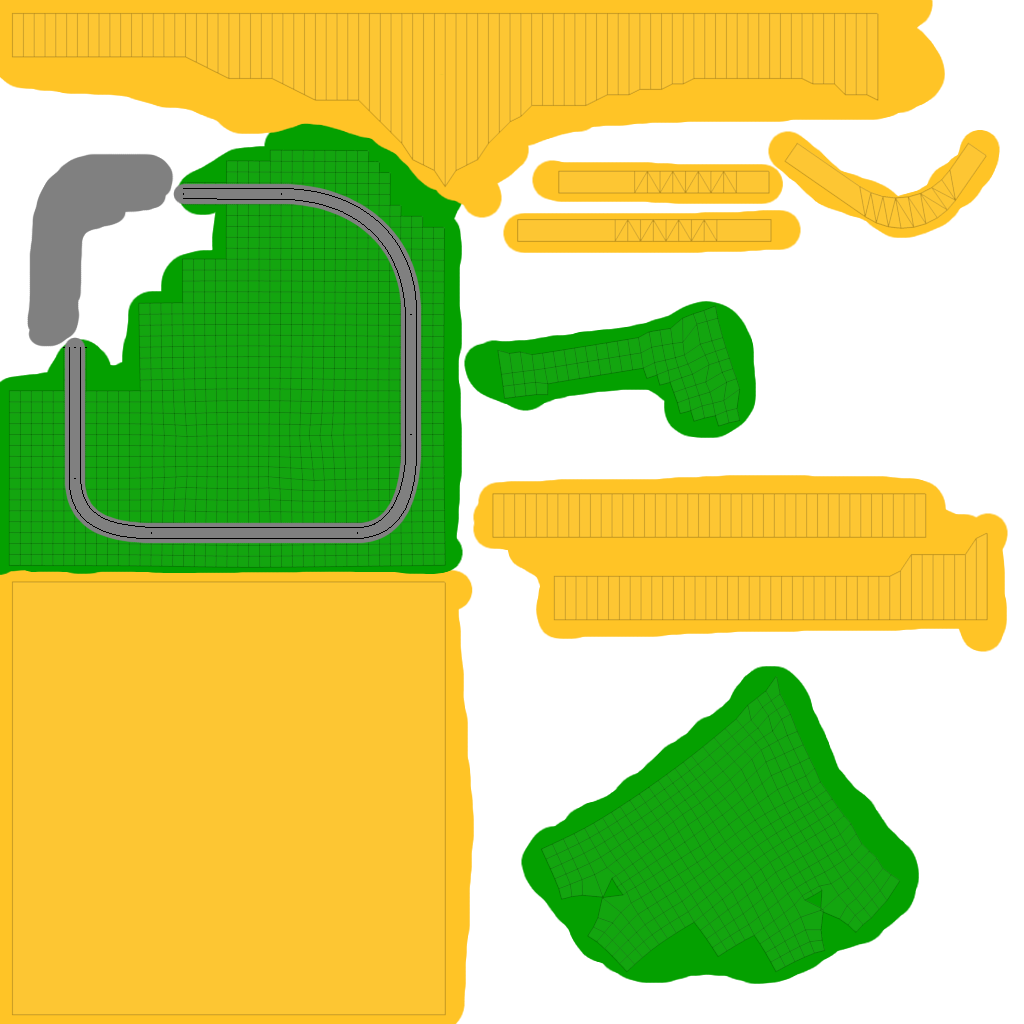
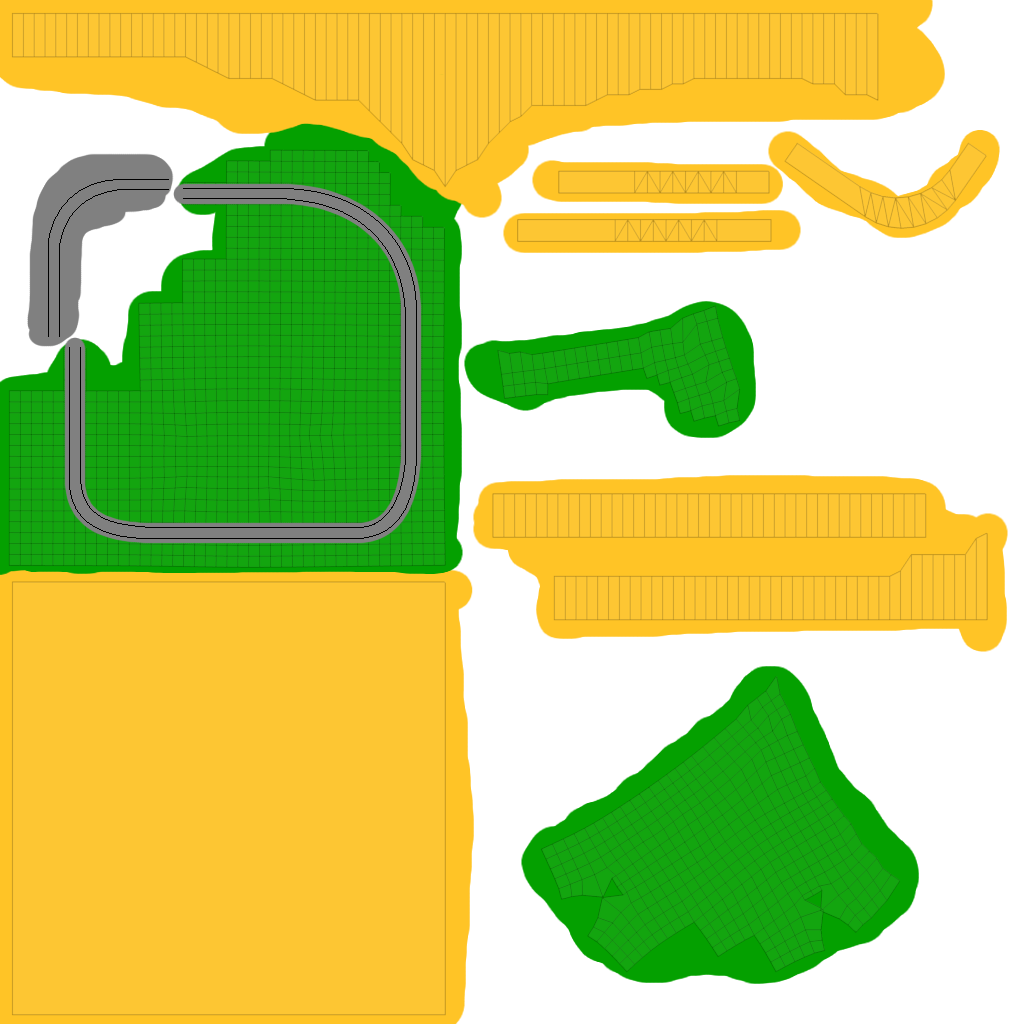
Revision of a layered w=1024, h=1024 image; what changed, layer by layer:
painted on "detail-tracks" over 48, 179, 412, 534
